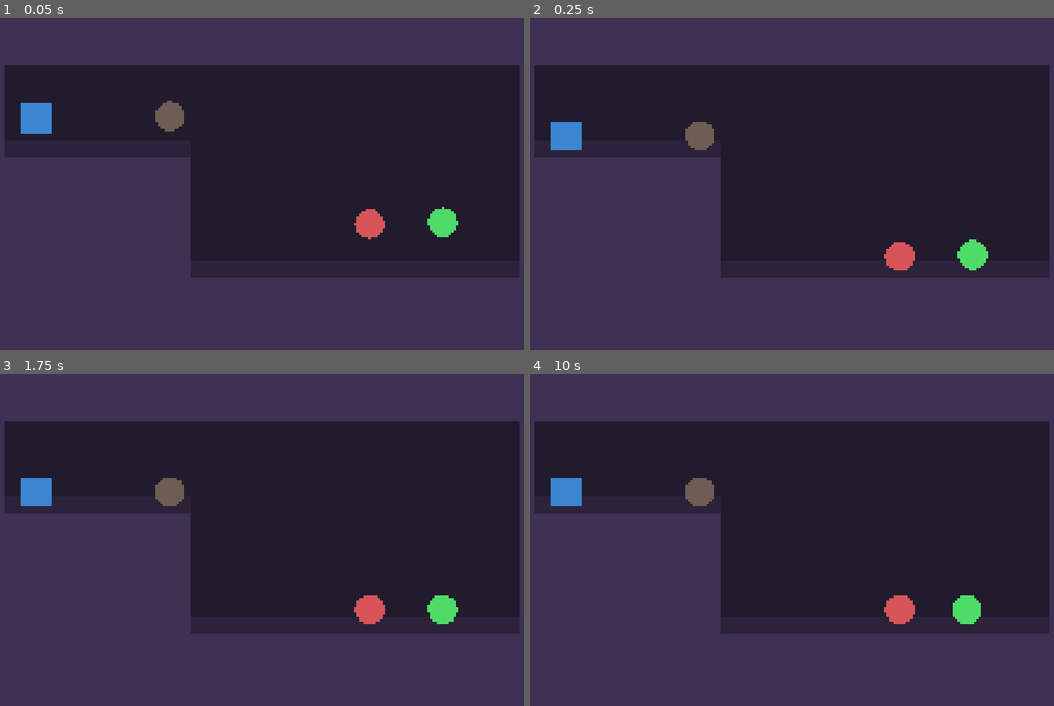
Above: before the commit, frames 1-4 (two rows, left to right).
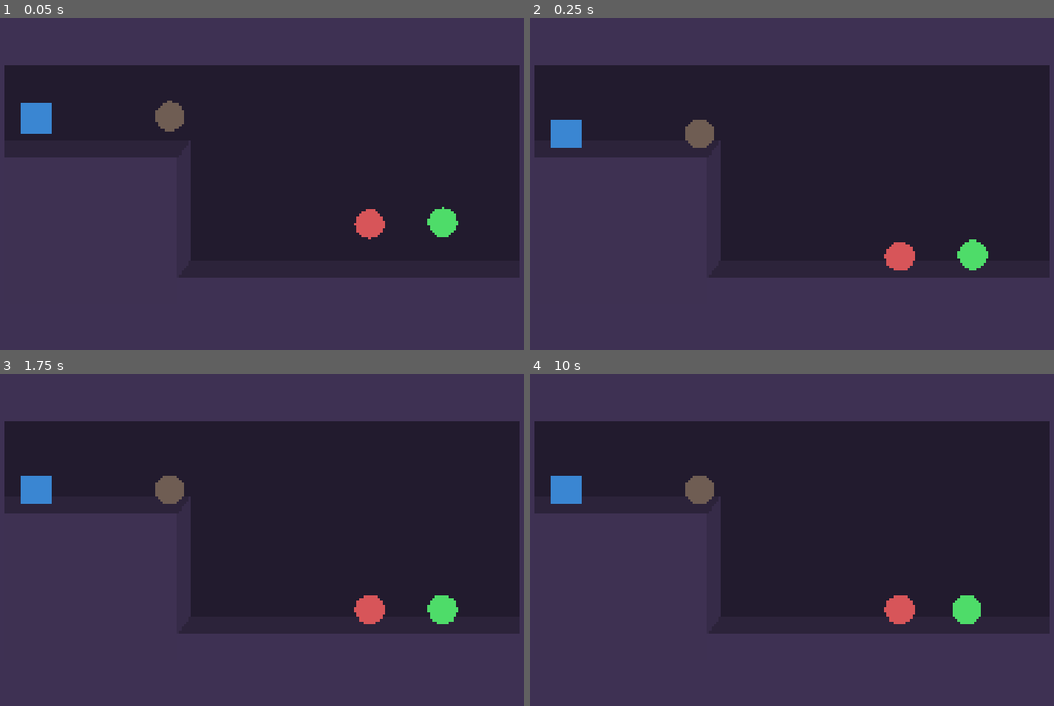
Above: after the commit, the same moments.

Repository: Z53-INCOMING/circular-present
Game: Godot game, scene res://world.tscn
Two runs of this game, one before a commit and one after it. Both use one fixed random seed, a clock stepped at 60 frames per second and the inputs below.
Inputs (mouse positions are in pixels of both pictures, inside the frame that each line leads up to):
- Up to frame 1 (0.05 s): no input
- Up to frame 2 (0.25 s): no input
- Up to frame 3 (1.75 s): tap Enter (ui_accept) at 0.5, 0.77, 1.25, 1.52 s; move the mouse to (393, 523) at 0.52 s; hold Up (ui_up) 0.53-1.28 s; click (393, 523) at 0.67 s; move the mouse to (141, 556) at 1.27 s; hold Down (ui_down) from 1.28 s (still down)
- Up to frame 4 (10 s): tap Enter (ui_accept) at 2, 3.02, 3.5, 3.77, 4.25, 4.52, 5, 6.02, 6.77, 7.52, 9.02, 9.77 s; move the mouse to (849, 466) at 2.02 s; release Down (ui_down) at 2.03 s; hold Up (ui_up) 2.03-3.53 s; move the mouse to (760, 606) at 2.77 s; click (760, 606) at 2.92 s; move the mouse to (970, 589) at 3.52 s; hold Down (ui_down) 3.53-5.78 s; move the mouse to (613, 490) at 4.27 s; move the mouse to (823, 540) at 5.02 s; click (823, 540) at 5.17 s; move the mouse to (702, 457) at 5.77 s; hold Up (ui_up) 5.78-8.03 s; move the mouse to (923, 523) at 6.52 s; move the mouse to (671, 556) at 7.27 s; click (671, 556) at 7.42 s; move the mouse to (849, 466) at 8.02 s; hold Down (ui_down) 8.03-9.53 s; move the mouse to (760, 606) at 8.77 s; move the mouse to (970, 589) at 9.52 s; hold Up (ui_up) from 9.53 s (still down); click (970, 589) at 9.67 s

The runs differ from the first frame. In frame 2, 0.1% of the frame differs, in the area x 3-36%, y 30-40%; in frame 3, 0.2%; in frame 4, 0.2%.

Commit message:
visual upgrade

Diff:
--- a/world.tscn
+++ b/world.tscn
@@ -15,7 +15,7 @@
 normal = Vector2(0, 1)
 
 [sub_resource type="RectangleShape2D" id="RectangleShape2D_fj7yv"]
-size = Vector2(812, 541)
+size = Vector2(783, 551)
 
 [node name="World" type="Node2D"]
 script = ExtResource("1_f3sb7")
@@ -65,13 +65,13 @@
 collision_mask = 4294967295
 
 [node name="Collider" type="CollisionShape2D" parent="Cliff"]
-position = Vector2(568, 844.5)
+position = Vector2(553.5, 839.5)
 shape = SubResource("RectangleShape2D_fj7yv")
 
 [node name="ColorRect" type="ColorRect" parent="Cliff"]
 offset_left = 162.0
 offset_top = 574.0
-offset_right = 974.0
+offset_right = 915.0
 offset_bottom = 1239.0
 color = Color(0.243137, 0.192157, 0.321569, 1)
 
@@ -81,6 +81,10 @@
 offset_right = 974.0
 offset_bottom = 603.0
 color = Color(0.172549, 0.137255, 0.227451, 1)
+
+[node name="Polygon2D" type="Polygon2D" parent="."]
+color = Color(0.21511, 0.171135, 0.282763, 1)
+polygon = PackedVector2Array(974, 527, 974, 1048, 915, 1124, 915, 603)
 
 [node name="CircularPresentObject" parent="." instance=ExtResource("2_fj7yv")]
 position = Vector2(304, 432)
